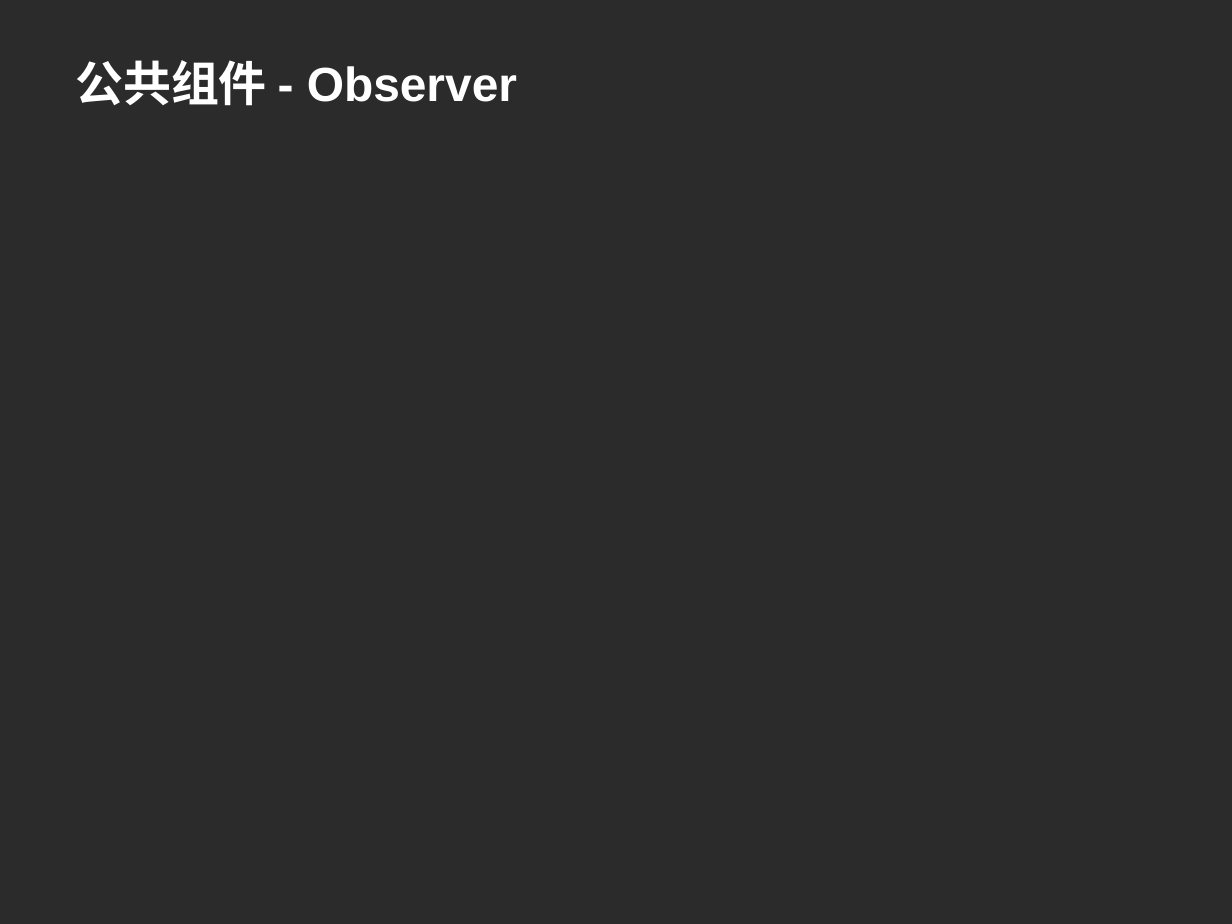
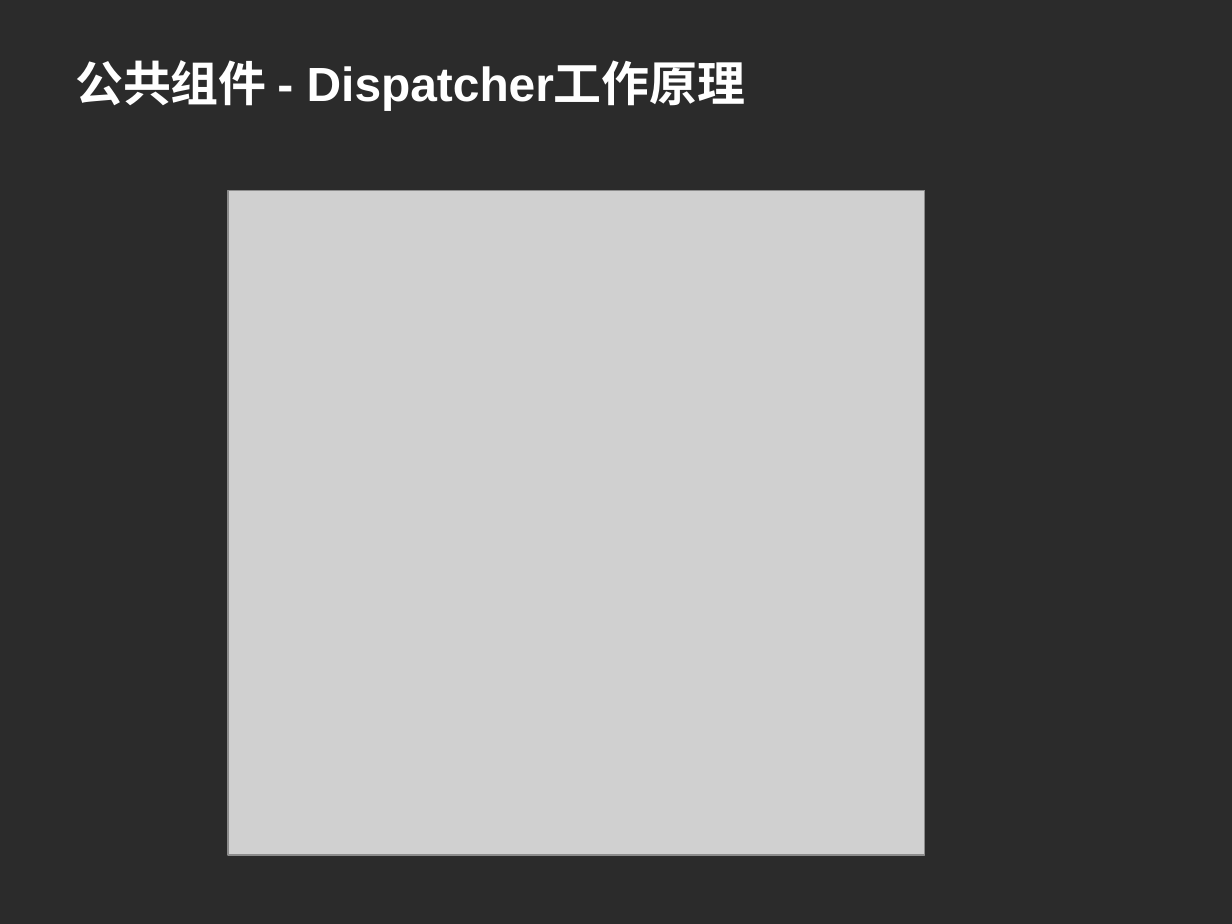
Before and after one commit to shtzr840329/mooon, a slide deck: slide 14 of distributed_platform/docs/mooon.ppt (slide 12 before the commit). Drawn at 1232x924 pixels with LibreOffice and Linux fonts; fonts in the diff are those of the drawing; grey boxes stand for pictures; background and template pictures are left out; a plain dark background stands for a picture behind light text. Boxes give left, top, right and bottom in pixels: in the first picture for what was removed or moved away, otherwise in the second. Text is boxed around its words. In the diff, an @@ line names an element or a change of style, - is before the commit and + after.

```diff
--- a/distributed_platform/docs/mooon.ppt
+++ b/distributed_platform/docs/mooon.ppt
@@ title at (x1=75, y1=60, x2=746, y2=110): text changed @@
-公共组件 - Observer
+公共组件 - Dispatcher工作原理
@@ picture added at (x1=228, y1=191, x2=925, y2=856) @@
```
Also in this commit, not shown: 8 other slides changed, 10 slides added, 2 slides removed, 1 other file.
